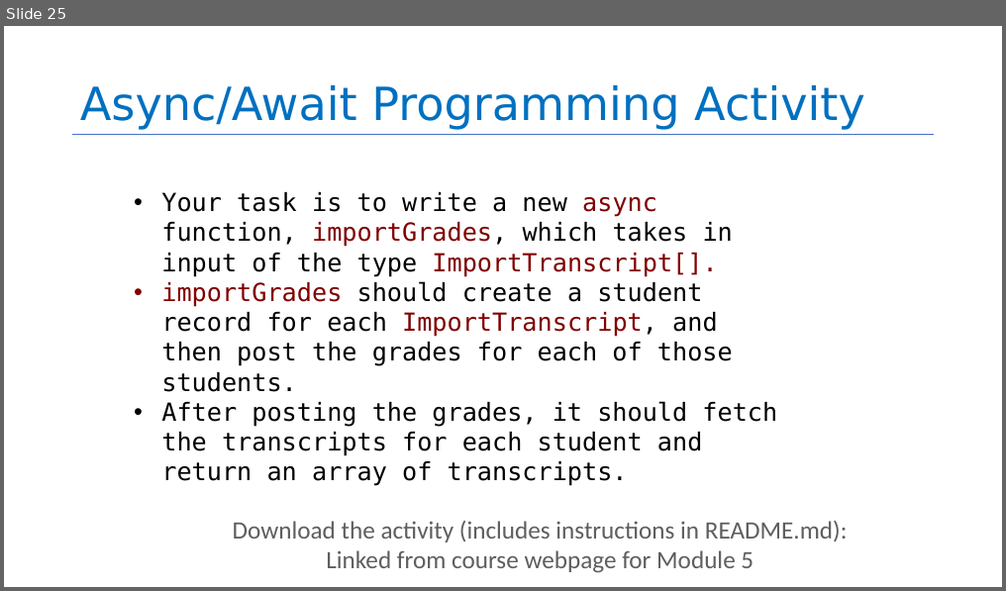
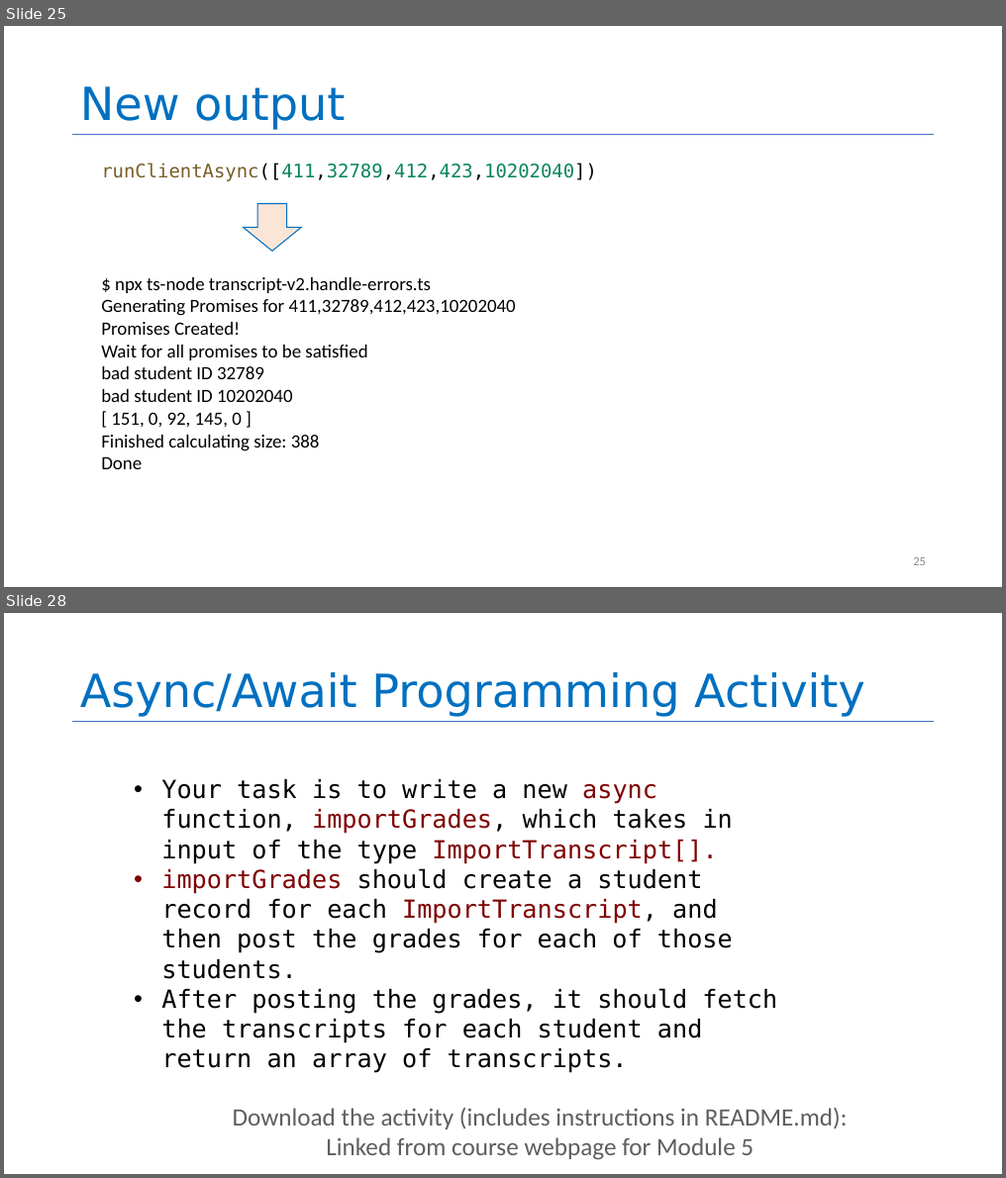
Before and after one commit to neu-se/CS4530-Fall-2022, a slide deck: Slides/Module 05 Concurrency Patterns in Typescript.pptx. Shown one above the other, each under a label of ours: slide 25 before the commit, slides 25 and 28 after it; the slides between them are not shown. The pictures are 1006x591 and 1006x1178 pixels, drawn with LibreOffice and Linux fonts; fonts in the diff are those of the drawing. Boxes give left, top, right and bottom in pixels: in the first picture for what was removed or moved away, otherwise in the second. Text is boxed around its words. In the diff, an @@ line names an element or a change of style, - is before the commit and + after.

```diff
--- a/Slides/Module 05 Concurrency Patterns in Typescript.pptx
+++ b/Slides/Module 05 Concurrency Patterns in Typescript.pptx
@@ slide 25 added at [4,26,1002,587], background #FFFFFF; not listed: 1 template element that a slide beside it also shows @@
@@ title added at [80,86,345,130], 44 pt, text #0070C0 @@
+New output
@@ text added at [101,163,597,470], 18 pt, text #000000 @@
+runClientAsync([411,32789,412,423,10202040])
+$ npx ts-node transcript-v2.handle-errors.ts
+Generating Promises for 411,32789,412,423,10202040
+Promises Created!
+Wait for all promises to be satisfied
+bad student ID 32789
+bad student ID 10202040
+[ 151, 0, 92, 145, 0 ]
+Finished calculating size: 388
+Done
@@ down arrow added at [243,203,301,251], fill #FBE5D6, outline #0070C0 1 pt @@
@@ page number added at [913,558,926,566], 12 pt, text #8C8C8C @@
+25
@@ what was slide 25 is now slide 28 @@
```
Also in this commit, not shown: 9 slides changed, 12 other slides added, 11 slides removed, 1 other file.
